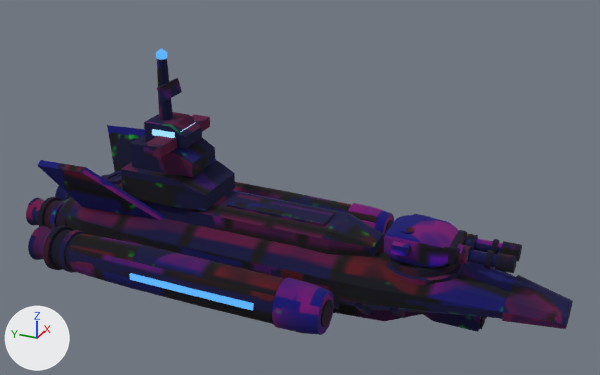
One commit to the glTF model assets/models/ships/horizon_cruiser.glb: the scene before it, then after it.
The view is the same before and after, from a 50 mm camera at (-9.2, -4.46, 5.65) aimed at (0.17, -0.24, 0.97). Lighting does not change. The marker at lower left points along +X, +Y and +Z. The first picture is the older version. Vertices at exactly the same position are counted once.

Objects in the first picture: 'horizon_cruiser'.
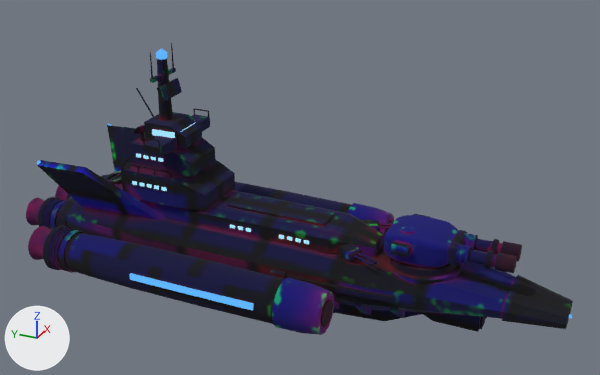
The change, as JSON lines over the scene's bpy script:
```json
{"block": "me_horizon_cruiser", "where": "# used by ob_horizon_cruiser; location = (0.0, 0.0, 0.0)"}
{"op": "remove", "block": "me_horizon_cruiser", "code": "me_horizon_cruiser.from_pydata(...)  # 2878 vertices, 5440 faces; spans x -1.5..1.5, y -3.92..4.16, z -0.82..2.72"}
{"op": "add", "block": "me_horizon_cruiser", "code": "me_horizon_cruiser.from_pydata(...)  # 3960 vertices, 7204 faces; spans x -1.5..1.5, y -3.96..4.16, z -0.82..2.73"}
{"block": "me_horizon_cruiser", "change": "me_horizon_cruiser part 1: a new loose piece, a box spanning x -0.28..0.28, y 1.695..1.745, z 2.325..2.375, in mat_horizon_cruiser_hull"}
{"block": "me_horizon_cruiser", "change": "me_horizon_cruiser part 2: a new loose piece, a box spanning x -0.86..-0.76, y -0.48..-0.28, z 0.09..0.21, in mat_horizon_cruiser_armor"}
{"block": "me_horizon_cruiser", "change": "me_horizon_cruiser part 3: a new loose piece, a box spanning x -0.482..-0.468, y 1.38..2.185, z 1.153..1.167, in mat_horizon_cruiser_dark"}
{"block": "me_horizon_cruiser", "change": "me_horizon_cruiser part 4: 582 vertices added at x -1.49..1.49, y 1.47..3.65, z -0.28..2.73"}
{"block": "me_horizon_cruiser", "change": "me_horizon_cruiser part 5: 248 vertices added at x -0.83..0.83, y -1.9..0.53, z 0.09..0.53"}
{"block": "me_horizon_cruiser", "change": "me_horizon_cruiser part 6: 4795 kept faces spanning x -1.5..1.5, y -3.92..4.0, z -0.82..2.58 get new texture (UV) coordinates"}
{"block": "me_horizon_cruiser", "change": "other edits to the shape of me_horizon_cruiser do not show in these pictures"}
```

Boxes (x1, y1, x2, y2) around the edits, measured in the pictures (600 x 375 px):
```json
{"object": "horizon_cruiser", "change": "reshaped", "before": [26, 49, 573, 335], "after": [26, 43, 573, 335]}
{"part": 1, "of": "me_horizon_cruiser", "change": "added", "after": [150, 68, 176, 83]}
{"part": 2, "of": "me_horizon_cruiser", "change": "added", "after": [270, 269, 287, 279]}
{"part": 3, "of": "me_horizon_cruiser", "change": "added", "after": [121, 162, 171, 173]}
{"part": 4, "of": "me_horizon_cruiser", "change": "added", "after": [37, 43, 174, 271]}
{"part": 5, "of": "me_horizon_cruiser", "change": "added", "after": [230, 220, 394, 302]}
{"part": 6, "of": "me_horizon_cruiser", "change": "surface changed", "before": [26, 58, 573, 335], "after": [26, 58, 573, 335]}
```
